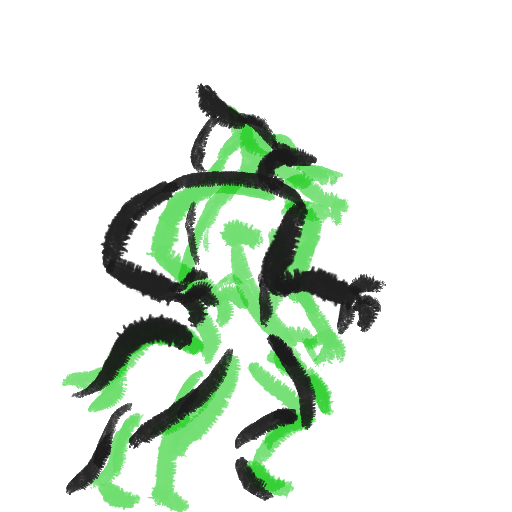
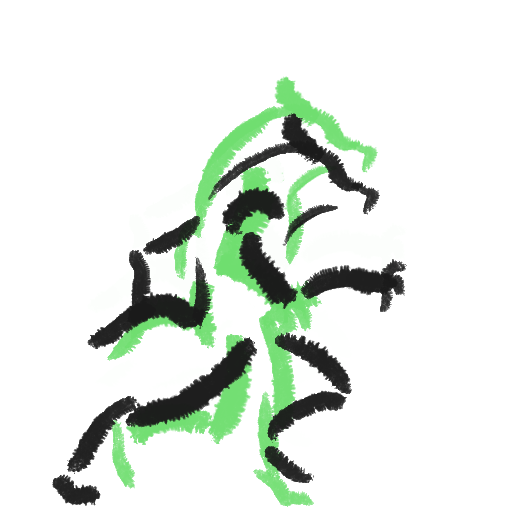
The second 512 × 512 image is a revision of the first. Changes to its layers:
added layer "Run" above "Walk" over [52,76,407,512]
hid "Walk" over [52,76,407,512]
